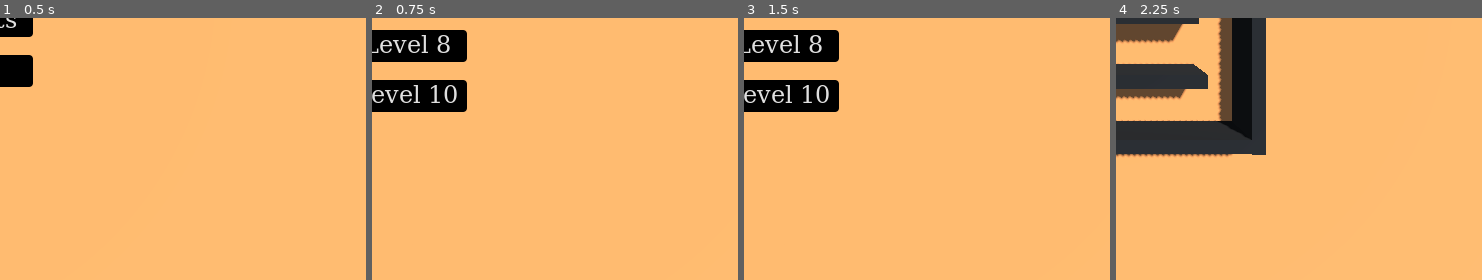
Above: before the commit, frames 1-4 (left to right).
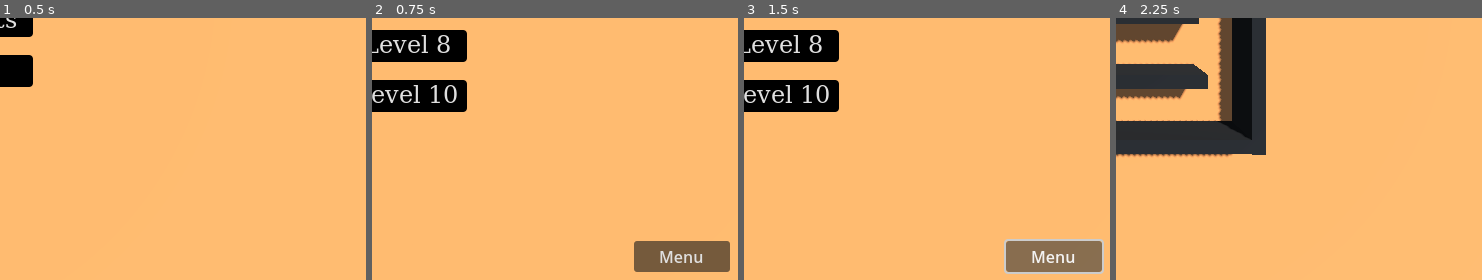
Above: after the commit, the same moments.

Repository: tautminas/sphere-in-a-maze
Game: Godot game, scene res://Menu/main_menu.tscn
The game is run twice, just before and just after one commit, with the same random seed, the same clock (stepped at 60 frames per second) and the same inputs.
Inputs (mouse positions are % of the whole screen's width and height, from its top left):
- Up to frame 1 (0.5 s): no input
- Up to frame 2 (0.75 s): click "Start" at 0.5 s
- Up to frame 3 (1.5 s): click (92, 96) at 1.25 s, where only the run after the commit has a clickable "Menu"
- Up to frame 4 (2.25 s): click "Level 1" at 2 s
The pictures show only the part of the screen within x 50-100%, y 50-100%; the shares and areas given below are measured in that part.

Frame 1 is identical in both runs. In frame 2, 3.1% of the frame differs, in the area x 71-98%, y 85-97%; in frame 3, 3.6%, in the area x 71-99%, y 84-98%; in frame 4, nothing differs.

Commit message:
Add menu button

Diff:
--- a/Menu/level_selection.tscn
+++ b/Menu/level_selection.tscn
@@ -177,3 +177,18 @@
 theme_override_fonts/font = SubResource("SystemFont_4jqoc")
 theme_override_font_sizes/font_size = 24
 text = "Level 10"
+
+[node name="Button" type="Button" parent="."]
+layout_mode = 1
+anchors_preset = 3
+anchor_left = 1.0
+anchor_top = 1.0
+anchor_right = 1.0
+anchor_bottom = 1.0
+offset_left = -111.0
+offset_top = -46.0
+offset_right = -15.0
+offset_bottom = -15.0
+grow_horizontal = 0
+grow_vertical = 0
+text = "Menu"
